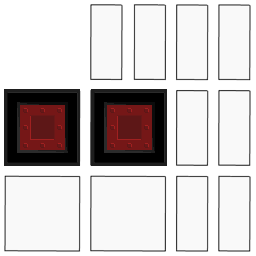
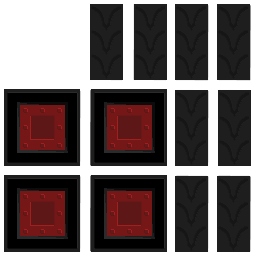
The second w=256, h=256 image is a revision of the first. Changes to its layers:
added layer "Pasted Layer copy #6" above "Pasted Layer copy #5" over [90, 4, 123, 80]
added layer "Pasted Layer copy #5" above "Pasted Layer copy #4" over [134, 4, 167, 80]
added layer "Pasted Layer copy #4" above "Pasted Layer copy #3" over [175, 4, 208, 80]
added layer "Pasted Layer copy #3" above "Pasted Layer copy #2" over [217, 4, 250, 80]
added layer "Pasted Layer copy #2" above "Pasted Layer copy #1" over [175, 176, 208, 252]
added layer "Pasted Layer copy #1" above "Pasted Layer copy" over [217, 176, 250, 252]
added layer "Pasted Layer copy" above "Pasted Layer" over [175, 90, 208, 166]
added layer "Pasted Layer" above "Layer copy" over [218, 90, 251, 166]
painted on "Layer copy" over [4, 175, 167, 252]
